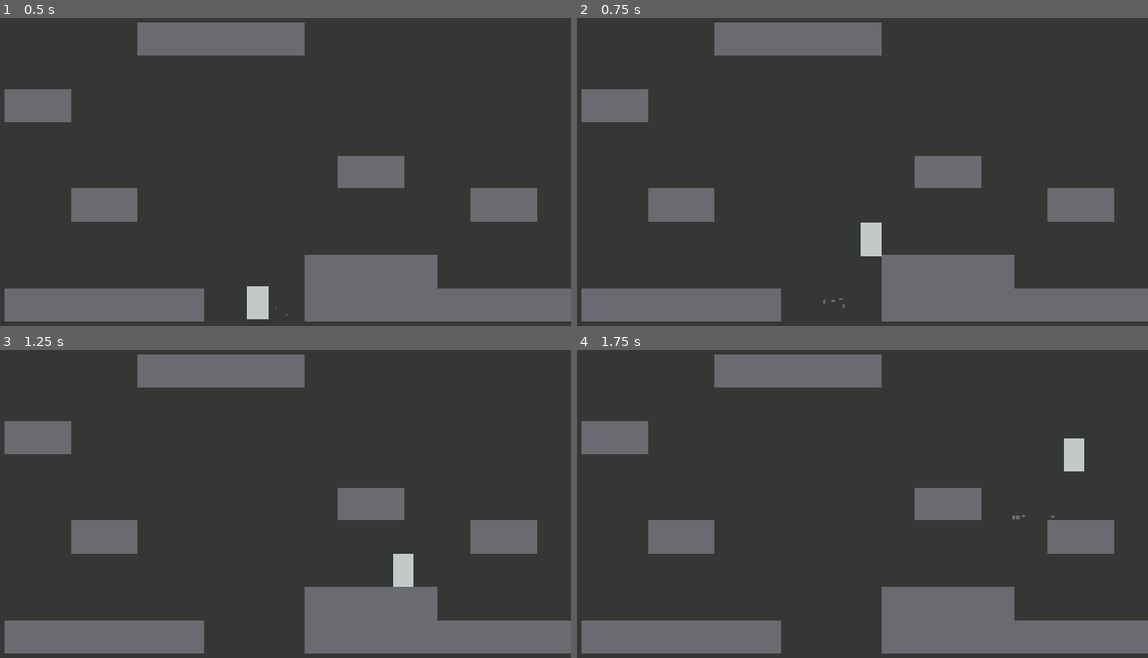
Above: before the commit, frames 1-4 (two rows, left to right).
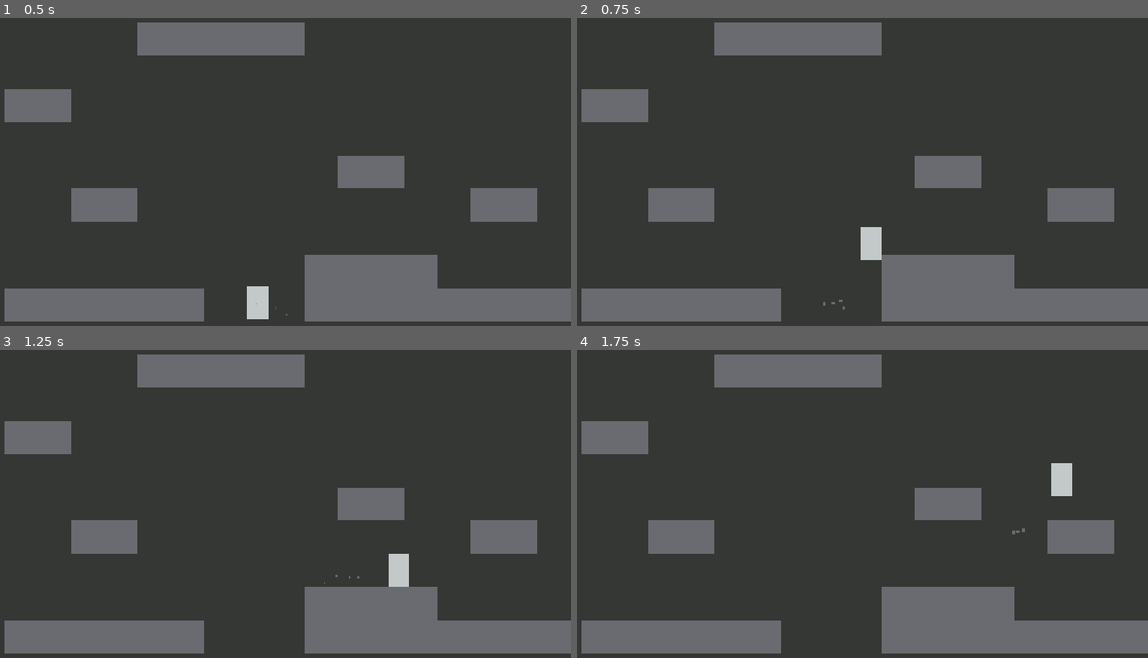
Above: after the commit, the same moments.

Repository: harperstoeckle/mole_game
Game: Godot game, scene res://scenes/main.tscn
The game is run twice, just before and just after one commit, with the same random seed, the same clock (stepped at 60 frames per second) and the same inputs.
Inputs:
- Up to frame 1 (0.5 s): no input
- Up to frame 2 (0.75 s): tap Enter at 0.5 s; hold D (right) from 0.53 s (still down); hold Space (jump) from 0.53 s (still down)
- Up to frame 3 (1.25 s): keep holding D (right); keep holding Space (jump)
- Up to frame 4 (1.75 s): keep holding D (right); release Space (jump) at 1.28 s; tap Space (jump) at 1.35, 1.52 s

Frame 1 is identical in both runs. In frame 2, 0.1% of the frame differs, in the area x 43-54%, y 66-95%; in frame 3, 0.2%; in frame 4, 0.7%, in the area x 76-89%, y 28-60%.

Commit message:
Add a variable jump height

Diff:
--- a/scenes/player.tscn
+++ b/scenes/player.tscn
@@ -98,6 +98,7 @@
 script = ExtResource("1_3vyb7")
 fall_accel_curve = SubResource("Curve_3vyb7")
 fall_accel = 7000.0
+jump_speed = 750.0
 floor_walk_speed = 500.0
 floor_walk_accel = 7000.0
 air_strafe_speed = 500.0
@@ -122,3 +123,10 @@
 script = ExtResource("2_g2els")
 scene = ExtResource("3_qhqgy")
 metadata/_custom_type_script = "uid://0tlhn1hb7swc"
+
+[node name="JumpHoldTimer" type="Timer" parent="." unique_id=1682311752]
+process_callback = 0
+wait_time = 0.3
+one_shot = true
+
+[connection signal="timeout" from="JumpHoldTimer" to="." method="stop_holding_jump"]
--- a/scripts/player.gd
+++ b/scripts/player.gd
@@ -6,6 +6,8 @@
 @export var fall_accel_curve: Curve
 @export var fall_accel: float = 1000
 @export var jump_speed: float = 1000
+### Gravity is multiplied by this when holding jump.
+@export var jump_hold_gravity_factor: float = 0.5
 
 @export_group("strafe")
 @export var floor_walk_speed: float = 1000
@@ -16,9 +18,11 @@
 
 
 @onready var animation_player: AnimationPlayer = $AnimationPlayer
+@onready var jump_hold_timer: Timer = $JumpHoldTimer
 
 
 var _has_jumped_in_air := false
+var _is_holding_jump := false
 
 
 func _unhandled_input(event: InputEvent) -> void:
@@ -27,8 +31,12 @@
 			animation_player.stop()
 			animation_player.play("jump")
 			velocity.y = -jump_speed
+			_is_holding_jump = true
+			jump_hold_timer.start()
 			if not is_on_floor():
 				_has_jumped_in_air = true
+	elif event.is_action_released("jump"):
+		stop_holding_jump()
 
 
 func _physics_process(delta: float) -> void:
@@ -36,6 +44,8 @@
 		var accel_factor: float = 1.0
 		if fall_accel_curve:
 			accel_factor = fall_accel_curve.sample_baked(velocity.y)
+		if _is_holding_jump:
+			accel_factor *= jump_hold_gravity_factor
 		velocity.y += accel_factor * fall_accel * delta
 	else:
 		_has_jumped_in_air = false
@@ -51,3 +61,6 @@
 	if not was_on_floor and is_on_floor():
 		animation_player.stop()
 		animation_player.play("land")
+
+func stop_holding_jump() -> void:
+	_is_holding_jump = false
